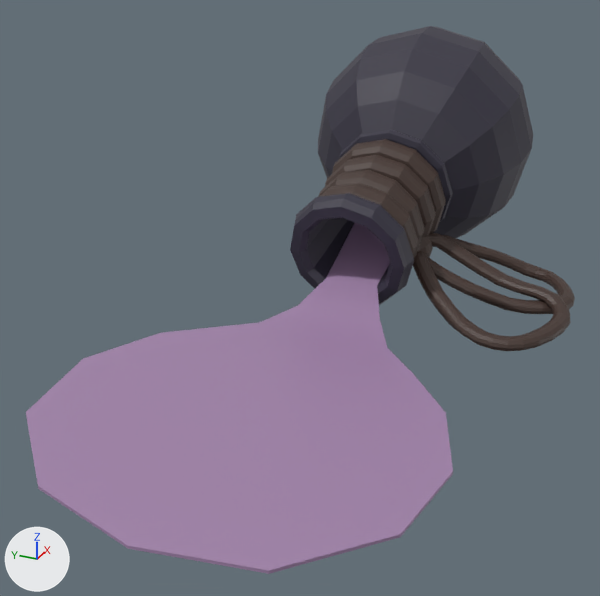
An edit to the FBX model Assets/Scenes/Märta/3D tester/potion.fbx, drawn before and after from the same camera.
One viewpoint serves both versions: a 50 mm lens placed at (-0.0608, -0.0212, 0.0287), pointed at (-0.0097, 0.0018, 0.0032). Lighting does not change. The marker at lower left points along +X, +Y and +Z. The picture after the commit comes second. Where no turn or scale is listed for an object, it has been applied to the vertices. Vertices at exactly the same position are counted once.
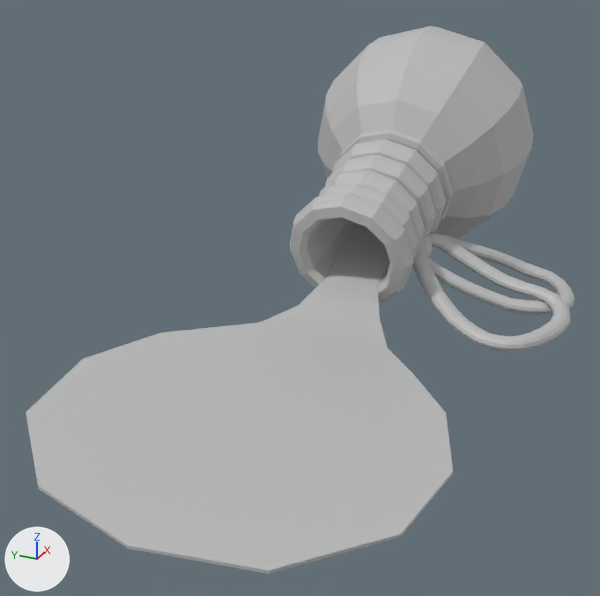
The newer file is also turned or shifted as a whole; pictures and numbers use the older file's frame.

Diff of the bpy script that builds the scene:
```diff
--- a/Assets/Scenes/Märta/3D tester/potion.fbx.py
+++ b/Assets/Scenes/Märta/3D tester/potion.fbx.py
@@ mat_lambert6 @@
+mat_lambert6 = principled_material('lambert6')
+mat_lambert6.base_color = (0.5, 0.5, 0.5)  # grey #bcbcbc
@@ me_mesh @@
 # used by ob_psphere4; location = (0.0, 0.0, 0.0)
-me_mesh.from_pydata(...)  # 1802 vertices, 1869 faces; spans x -0.0344..0.0245, y -0.0166..0.0143, z 0.0..0.02
+me_mesh.from_pydata(...)  # 1802 vertices, 1829 faces; spans x -0.0344..0.0245, y -0.0166..0.0143, z 0.0..0.02
+# me_mesh part 1
+# 2 vertices are removed from x 0.0052, y 0.0038..0.0043, z 0.0076
+# 50 faces are deleted
+# 4 vertices in x -0.0053..0.0057, y 0.0033..0.0048, z 0.0051..0.0094 move by (0.0, 0.0002, 0.0)
+# 16 vertices move from x -0.0059..0.0071, y -0.0048..0.0041, z 0.0002..0.01 to x -0.0059..0.0071, y -0.005..0.0043, z 0.0003..0.0099
+# 2 vertices are added at (0.0052, 0.0048, 0.0076), (0.0052, 0.0039, 0.0076)
+# 10 new faces join them
+# me_mesh part 2: 1316 faces spanning x -0.0062..0.0097, y -0.0166..0.0052, z 0.0..0.0123 switch from mat_rope (brown #45352f) to mat_lambert6 (grey #bcbcbc)
+# me_mesh part 3: 125 faces spanning x -0.0344..0.0158, y -0.0132..0.0143, z 0.0..0.0059 switch from mat_lambert4 (greyish purple #a385ac) to mat_lambert6 (grey #bcbcbc)
+# me_mesh part 4: 378 faces spanning x -0.0063..0.0245, y -0.01..0.01, z 0.0..0.02 switch from mat_lambert1 (greyish blue #343141) to mat_lambert6 (grey #bcbcbc)
```

Changed parts and their boxes [x1, y1, x2, y2] in the pictures (600 x 596 px; the box of a moved part takes in the faces that stretch with it):
part 1 of me_mesh, moved or reshaped
    before: [294, 155, 414, 305]
    after: [289, 155, 414, 305]
part 2 of me_mesh, recoloured (lighter)
    both: [318, 139, 575, 351]
part 3 of me_mesh, recoloured (greyish purple to grey)
    both: [26, 223, 453, 574]
part 4 of me_mesh, recoloured (greyish blue to grey)
    both: [290, 26, 533, 305]
